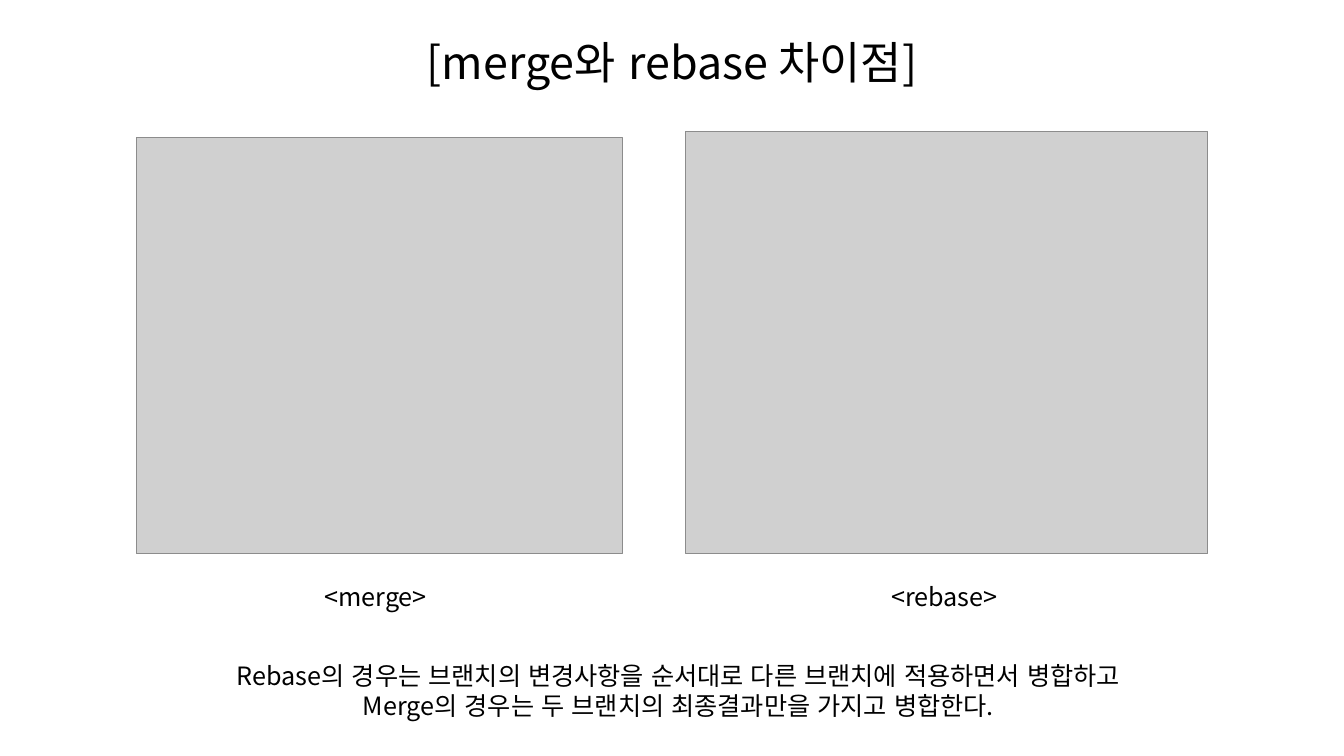
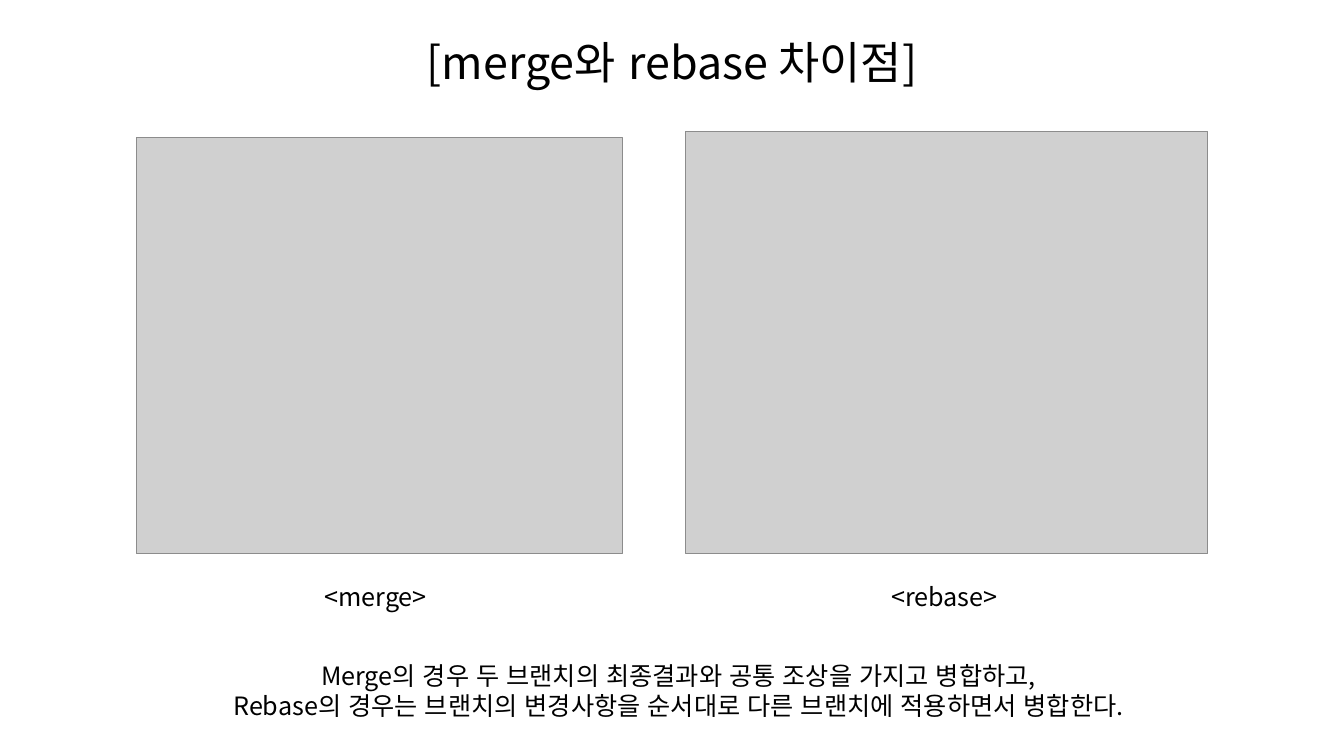
Before and after one commit to SeungHeeNoh/study_well, a slide deck: slide 19 of docs/9. rebase.pptx. Drawn at 1344x756 pixels with LibreOffice and Linux fonts; fonts in the diff are those of the drawing; grey boxes stand for pictures. Boxes give left, top, right and bottom in pixels: in the first picture for what was removed or moved away, otherwise in the second. Text is boxed around its words. In the diff, an @@ line names an element or a change of style, - is before the commit and + after.

```diff
--- a/docs/9. rebase.pptx
+++ b/docs/9. rebase.pptx
@@ text at (x1=233, y1=664, x2=1124, y2=717): text changed @@
-Rebase의 경우는 브랜치의 변경사항을 순서대로 다른 브랜치에 적용하면서 병합하고
-Merge의 경우는 두 브랜치의 최종결과만을 가지고 병합한다.
+Merge의 경우 두 브랜치의 최종결과와 공통 조상을 가지고 병합하고,
+Rebase의 경우는 브랜치의 변경사항을 순서대로 다른 브랜치에 적용하면서 병합한다.
```
Also in this commit, not shown: 5 other slides changed, 30 slides added.
